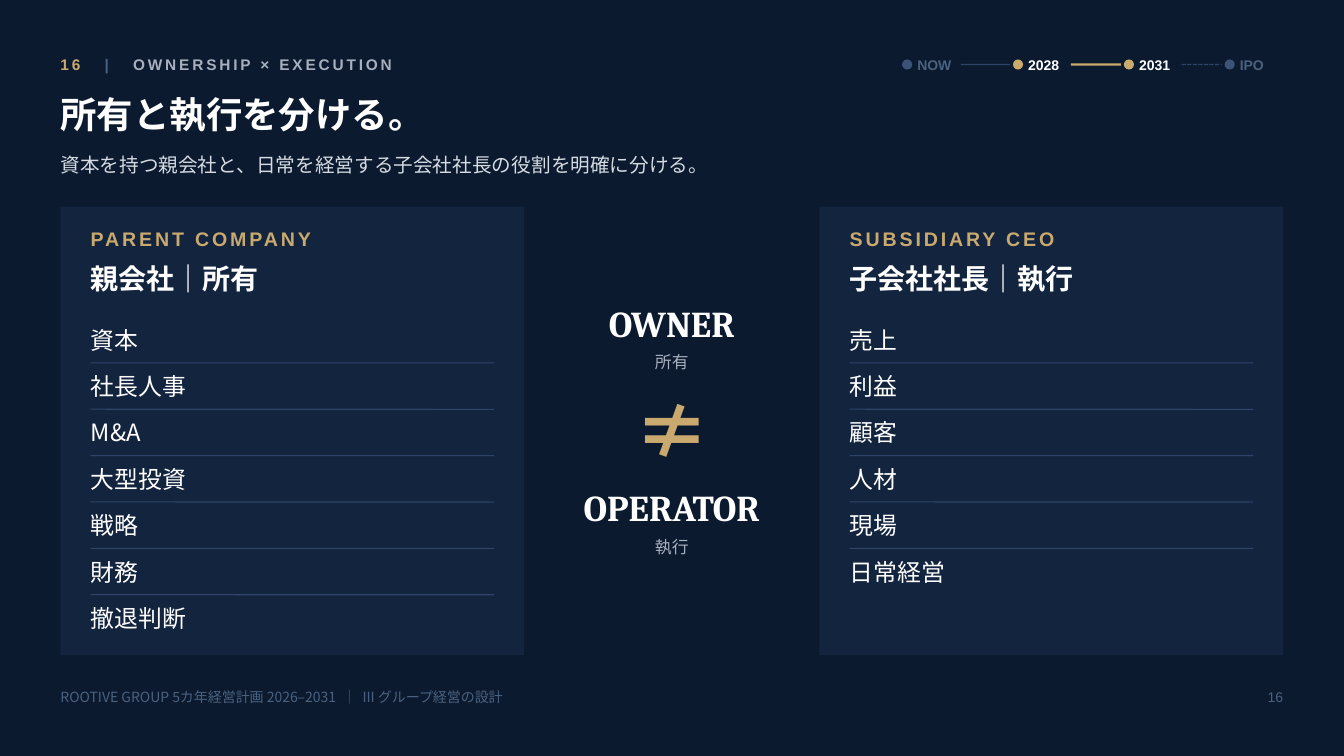
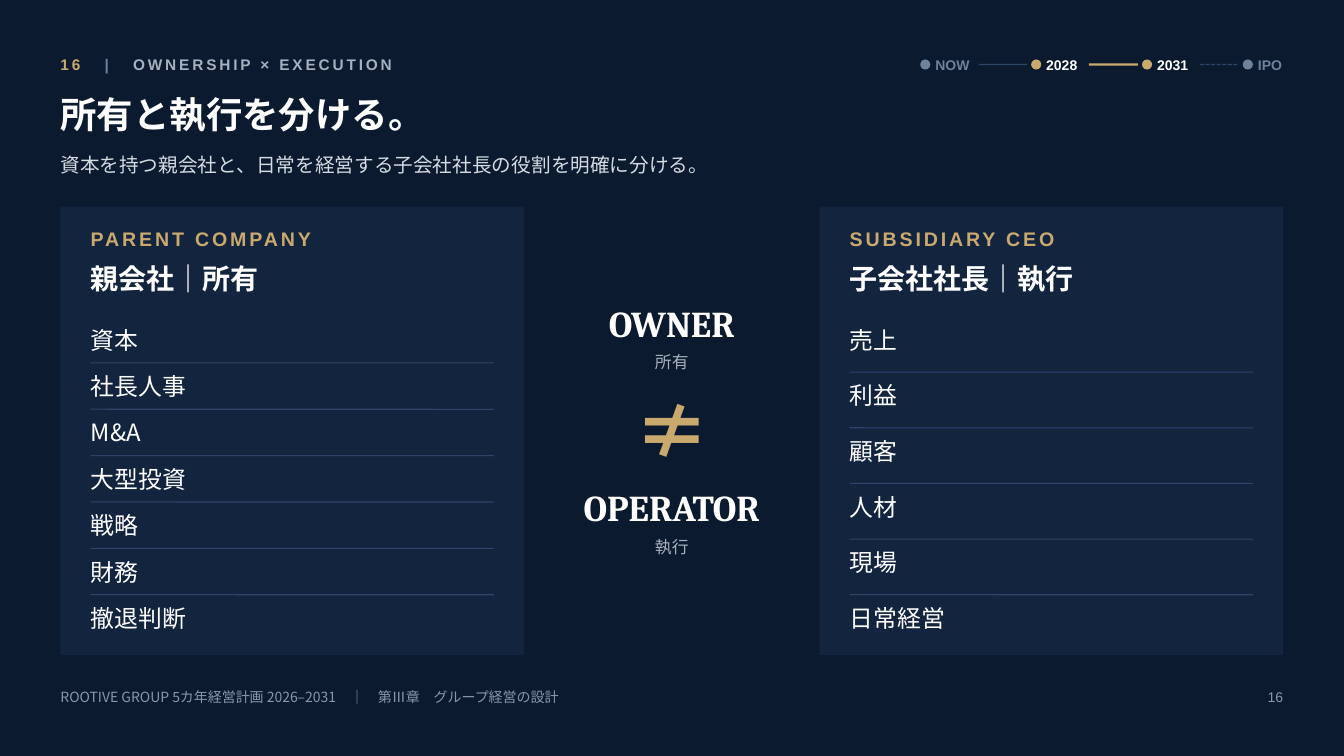
Before and after one commit to rootivebiz-create/ROOTIVE, a slide deck: slide 16 of docs/management-plan/ROOTIVE_GROUP_5year_plan_2026-2031.pptx. Drawn at 1344x756 pixels with LibreOffice and Linux fonts; fonts in the diff are those of the drawing. Boxes give left, top, right and bottom in pixels: in the first picture for what was removed or moved away, otherwise in the second. Text is boxed around its words. In the diff, an @@ line names an element or a change of style, - is before the commit and + after.

```diff
--- a/docs/management-plan/ROOTIVE_GROUP_5year_plan_2026-2031.pptx
+++ b/docs/management-plan/ROOTIVE_GROUP_5year_plan_2026-2031.pptx
@@ text "16 | OWNERSHIP × EXECUTION" at [60, 59, 392, 70]: text colour #4A6280 to #6F829C in "|" @@
@@ ellipse at [921, 59, 931, 70]: fill #3C5378 to #6F829C @@
@@ text "NOW" at [935, 60, 969, 70]: text colour #4A6280 to #6F829C @@
@@ 4 ellipses, 3 texts, 3 lines: place and size @@
-4 ellipses, 3 texts, 3 lines at [902, 59, 1235, 70]
+4 ellipses, 3 texts, 3 lines at [921, 59, 1253, 70]
@@ ellipse at [1243, 59, 1253, 70]: fill #3C5378 to #6F829C @@
@@ text "IPO" at [1258, 60, 1282, 70]: text colour #4A6280 to #6F829C @@
@@ text "IPO": place and size @@
-text "IPO" at [1240, 60, 1264, 70]
+text "IPO" at [1258, 60, 1282, 70]
@@ text "利益": place and size @@
-text "利益" at [850, 375, 898, 397]
+text "利益" at [850, 384, 898, 406]
@@ line moved from (850, 363) - (1253, 363) to (850, 372) - (1253, 372) @@
@@ text "顧客": place and size @@
-text "顧客" at [850, 421, 898, 443]
+text "顧客" at [850, 440, 898, 462]
@@ line moved from (850, 409) - (1253, 409) to (850, 427) - (1253, 427) @@
@@ text "人材": place and size @@
-text "人材" at [850, 468, 898, 490]
+text "人材" at [850, 496, 898, 518]
@@ line moved from (850, 456) - (1253, 456) to (850, 484) - (1253, 484) @@
@@ line moved from (850, 502) - (1253, 502) to (850, 539) - (1253, 539) @@
@@ text "現場": place and size @@
-text "現場" at [850, 514, 898, 536]
+text "現場" at [850, 551, 898, 573]
@@ text "日常経営": place and size @@
-text "日常経営" at [850, 561, 945, 583]
+text "日常経営" at [850, 607, 945, 629]
@@ line moved from (850, 548) - (1253, 548) to (850, 595) - (1253, 595) @@
@@ text "16" at [1268, 692, 1284, 702]: text colour #4A6280 to #8A97AB @@
@@ text at [60, 690, 559, 703]: text changed; text colour #4A6280 to #8A97AB @@
-ROOTIVE GROUP 5カ年経営計画 2026–2031 ｜ III グループ経営の設計
+ROOTIVE GROUP 5カ年経営計画 2026–2031 ｜ 第Ⅲ章 グループ経営の設計
```
Also in this commit, not shown: 23 other slides changed, 2 other files.
